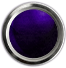
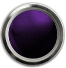
Before/after of a 66×68 layered artwork. What changed in the layer stack:
painted on "Metal_Ring" over left=1, top=2, right=65, bottom=66
renamed "Layer 2" to "Color", blend overlay → multiply, moved it above "Old_Film_Overlay", painted on it, masked it over left=0, top=1, right=66, bottom=67
painted on "Old_Film_Overlay" over left=0, top=1, right=66, bottom=68
painted on "Metal_Orb" (1st of 2) over left=0, top=1, right=66, bottom=68
showed "Metal_Orb" (2nd of 2), painted on it over left=0, top=1, right=66, bottom=68
painted on "Layer 1" over left=5, top=7, right=60, bottom=63
